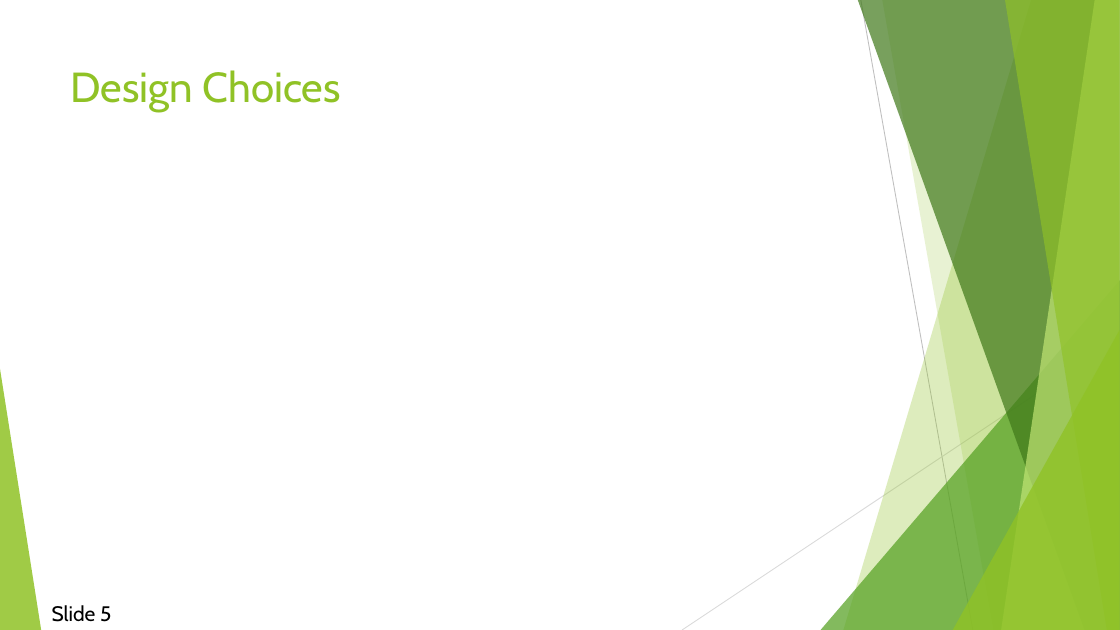
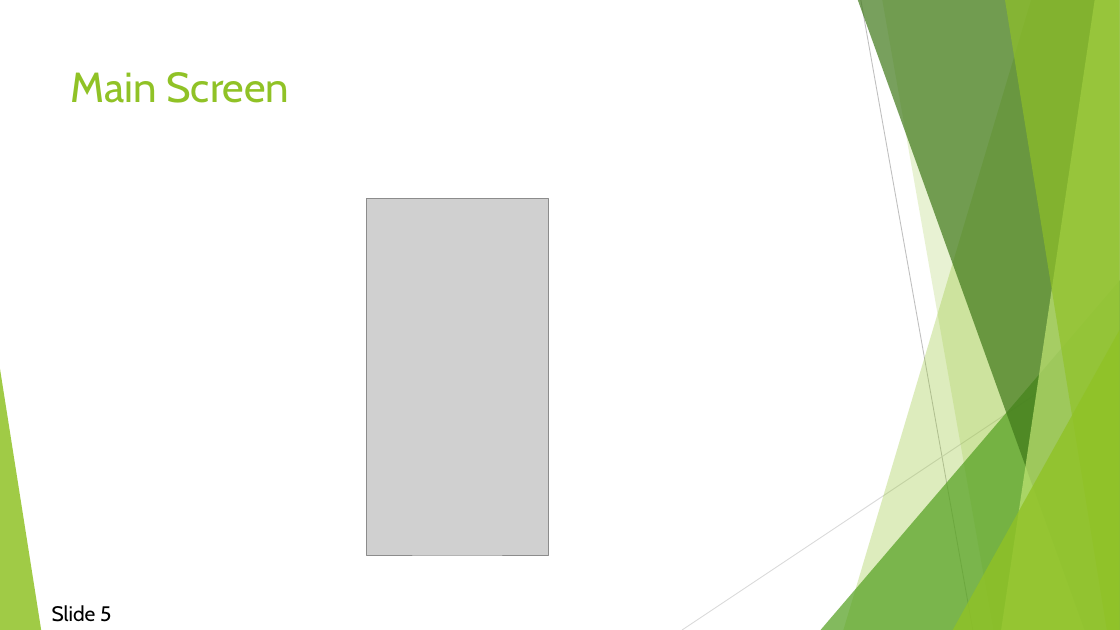
Before and after one commit to djcindric/Pathfinder-Player-Tool, a slide deck: slide 4 of Documentation/Demo 3.pptx. Drawn at 1120x630 pixels with LibreOffice and Linux fonts; fonts in the diff are those of the drawing; grey boxes stand for pictures. Boxes give left, top, right and bottom in pixels: in the first picture for what was removed or moved away, otherwise in the second. Text is boxed around its words. In the diff, an @@ line names an element or a change of style, - is before the commit and + after.

Commit message:
Update to last powerpoint

```diff
--- a/Documentation/Demo 3.pptx
+++ b/Documentation/Demo 3.pptx
@@ title at (x1=71, y1=72, x2=289, y2=103): text changed @@
-Design Choices
+Main Screen
@@ picture added at (x1=366, y1=198, x2=549, y2=555) @@
```
Also in this commit, not shown: 3 slides added, 4 other files.
